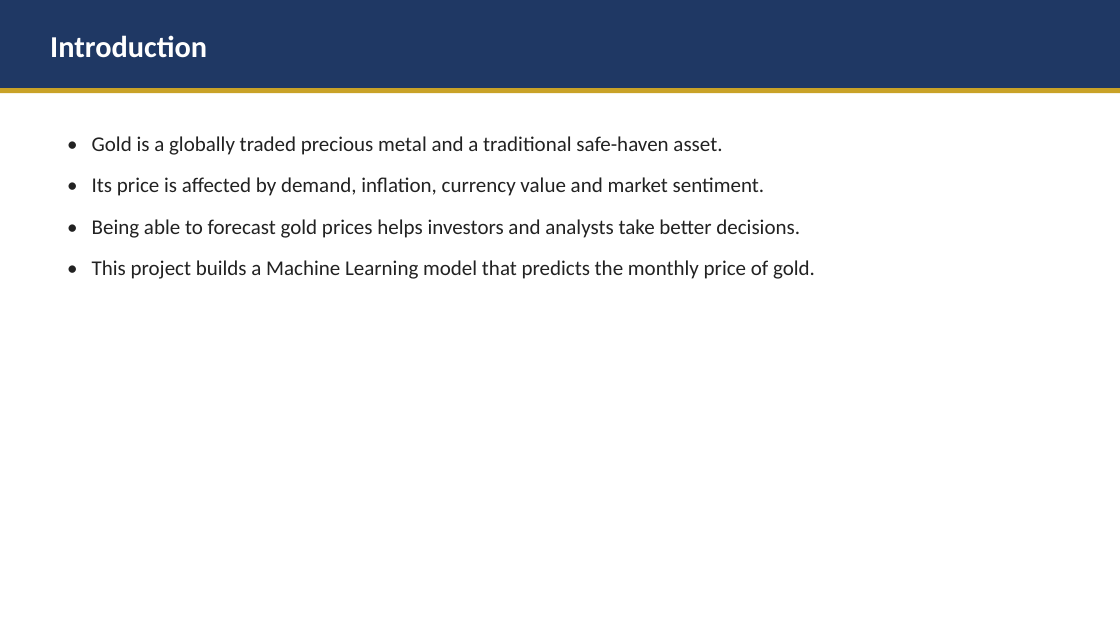
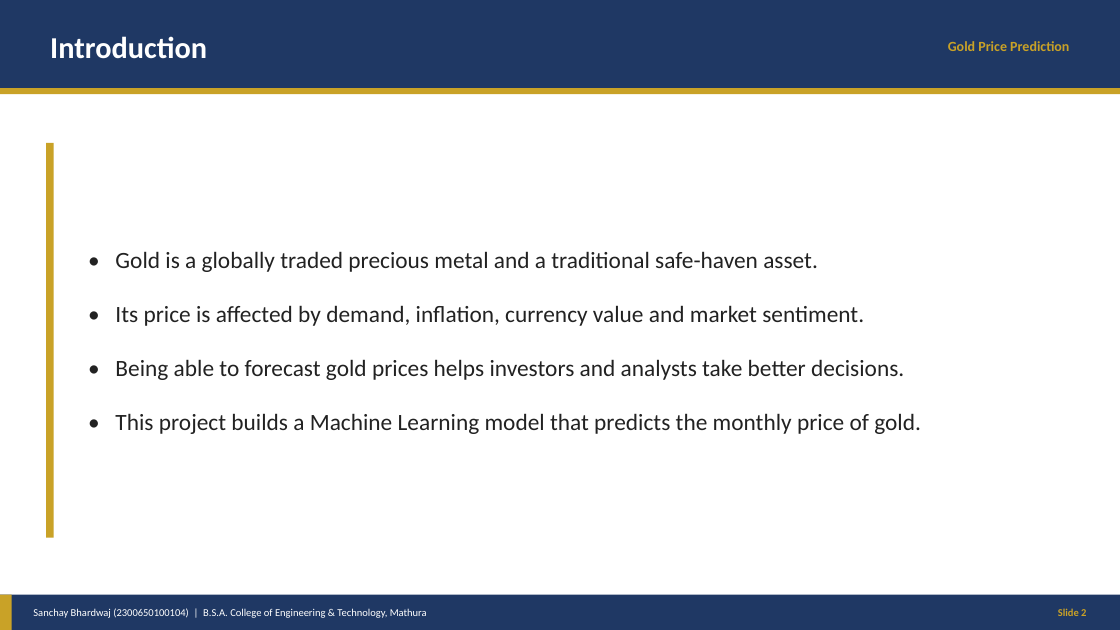
Before and after one commit to sanchaybhardwaj411-alt/gold-price-prediction, a slide deck: slide 2 of docs/Gold-Price-Prediction-Presentation.pptx. Drawn at 1120x630 pixels with LibreOffice and Linux fonts; fonts in the diff are those of the drawing. Boxes give left, top, right and bottom in pixels: in the first picture for what was removed or moved away, otherwise in the second. Text is boxed around its words. In the diff, an @@ line names an element or a change of style, - is before the commit and + after.

Commit message:
Redesign presentation: full-page slides, Sanchay-only attribution, results chart

```diff
--- a/docs/Gold-Price-Prediction-Presentation.pptx
+++ b/docs/Gold-Price-Prediction-Presentation.pptx
@@ text added at box(948, 41, 1069, 51), 12 pt, text #C9A227, bold @@
+Gold Price Prediction
@@ rectangle added at box(46, 143, 54, 538), fill #C9A227 @@
@@ text "• Gold is a globally ...": place and size @@
-text "• Gold is a globally ..." at box(92, 136, 815, 279)
+text "• Gold is a globally ..." at box(115, 251, 921, 434)
@@ text "• Gold is a globally ..." at box(115, 251, 921, 434): size 18 to 20 pt; more space between paragraphs; vertical alignment top to middle @@
@@ rectangle added at box(0, 595, 1120, 630), fill #1F3864 @@
@@ rectangle added at box(0, 595, 12, 630), fill #C9A227 @@
@@ text added at box(33, 608, 427, 618), 9 pt, text #FFFFFF @@
+Sanchay Bhardwaj (2300650100104) | B.S.A. College of Engineering & Technology, Mathura
@@ text added at box(1058, 608, 1086, 616), 9 pt, text #C9A227, bold @@
+Slide 2
```
Also in this commit, not shown: 11 other slides changed, 1 slide added, 1 slide removed, 4 other files.
